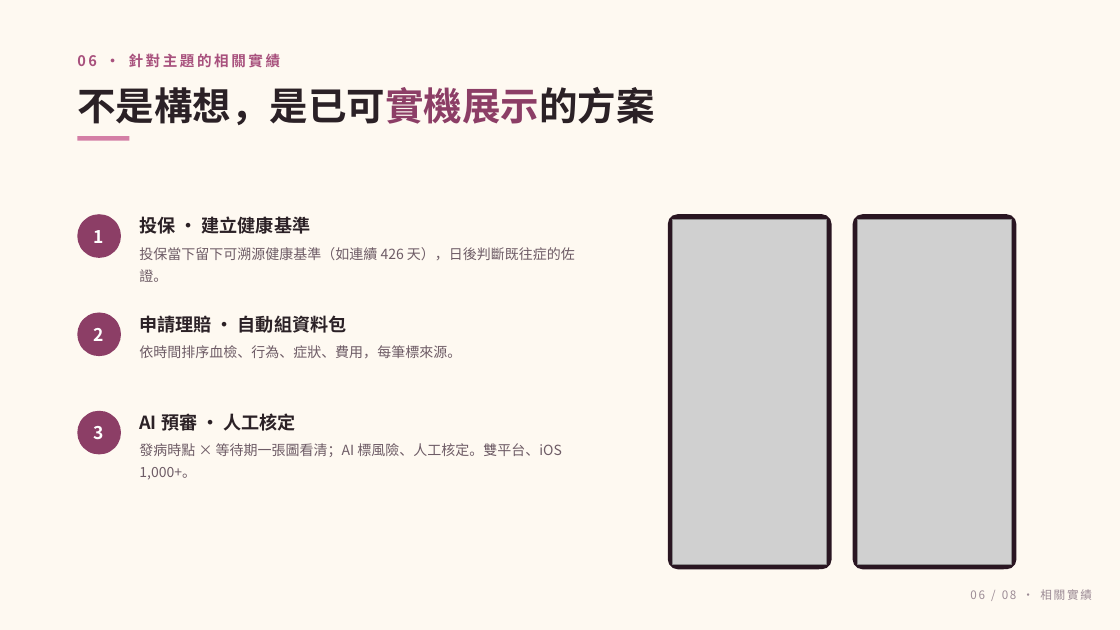
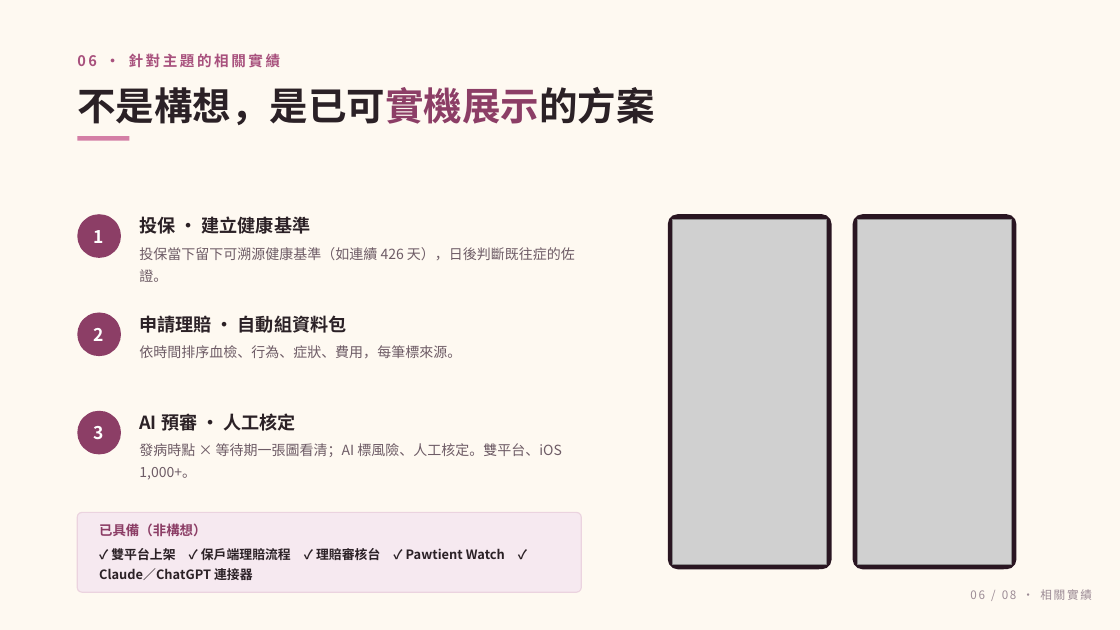
Before and after one commit to genrevcorp/pawtient-hotai-accelerator, a slide deck: slide 12 of deck/Pawtient_AI_和泰加速器提案.pptx. Drawn at 1120x630 pixels with LibreOffice and Linux fonts; fonts in the diff are those of the drawing; grey boxes stand for pictures. Boxes give left, top, right and bottom in pixels: in the first picture for what was removed or moved away, otherwise in the second. Text is boxed around its words. In the diff, an @@ line names an element or a change of style, - is before the commit and + after.

```diff
--- a/deck/Pawtient_AI_和泰加速器提案.pptx
+++ b/deck/Pawtient_AI_和泰加速器提案.pptx
@@ rounded rectangle added at [77,513,581,592], fill #F6E9F0, outline #EBD3DF 1 pt @@
@@ text added at [99,523,505,584], 11 pt, text #2B2126, bold @@
+已具備（非構想）
+✓ 雙平台上架 ✓ 保戶端理賠流程 ✓ 理賠審核台 ✓ Pawtient Watch ✓ Claude／ChatGPT 連接器
```
Also in this commit, not shown: 6 other slides changed.
